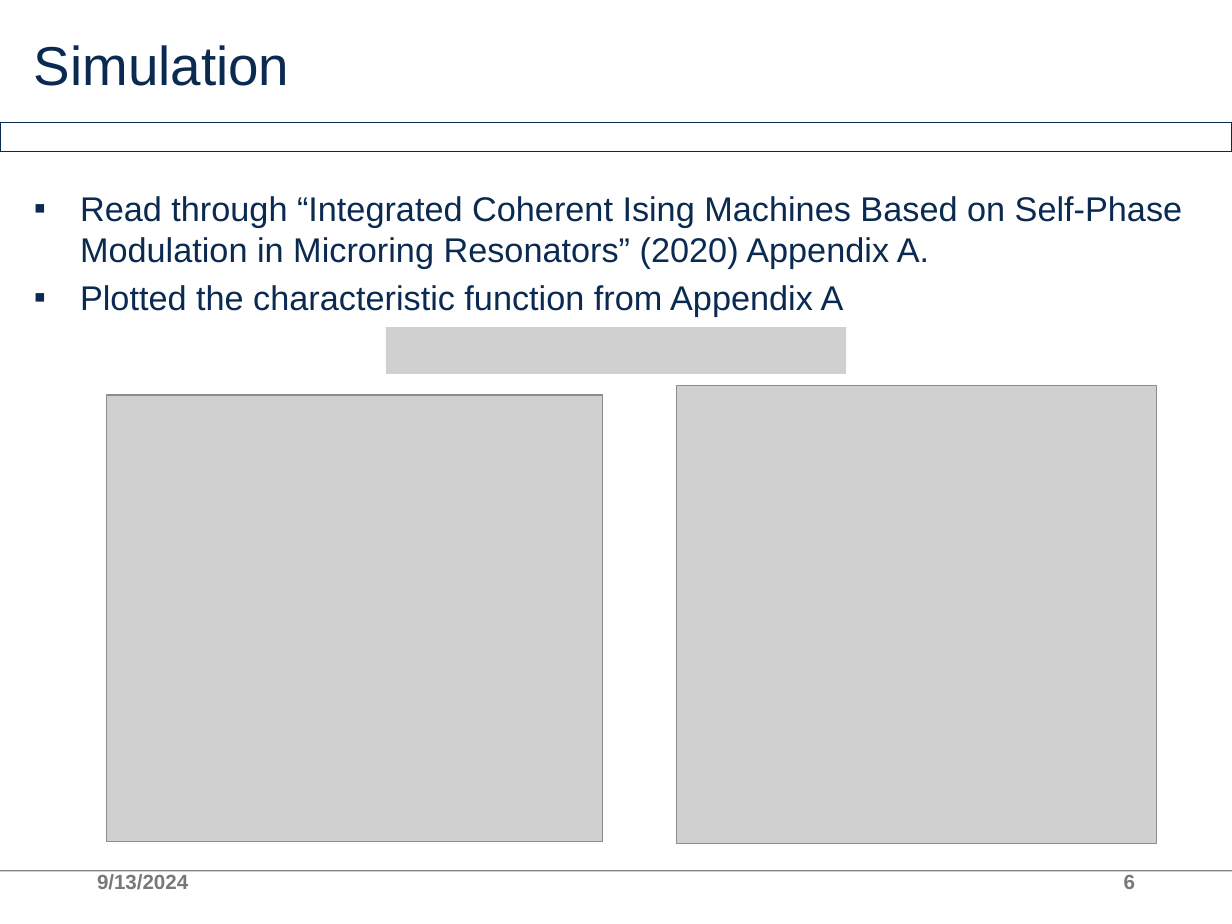
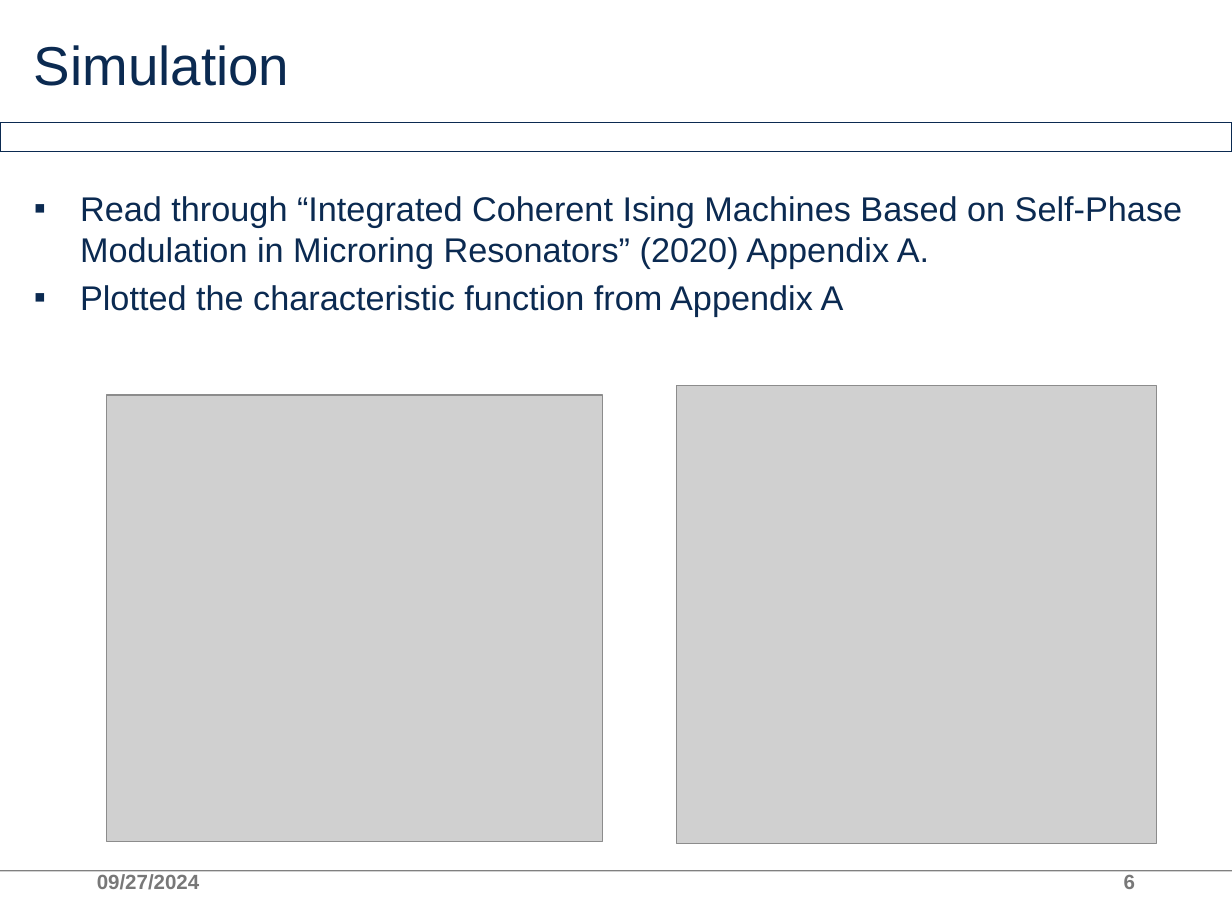
Before and after one commit to AllInCoffee/WHK_workplace, a slide deck: slide 6 of progress.pptx. Drawn at 1232x924 pixels with LibreOffice and Linux fonts; fonts in the diff are those of the drawing; grey boxes stand for pictures; background and template pictures are left out. Boxes give left, top, right and bottom in pixels: in the first picture for what was removed or moved away, otherwise in the second. Text is boxed around its words. In the diff, an @@ line names an element or a change of style, - is before the commit and + after.

```diff
--- a/progress.pptx
+++ b/progress.pptx
@@ picture removed at (x1=386, y1=328, x2=846, y2=375) @@
@@ text at (x1=97, y1=874, x2=200, y2=890): text changed; text colour #797979 to #787878; bold on @@
-9/13/2024
+09/27/2024
```
Also in this commit, not shown: 27 other slides changed, 7 slides added, 1 slide removed.
